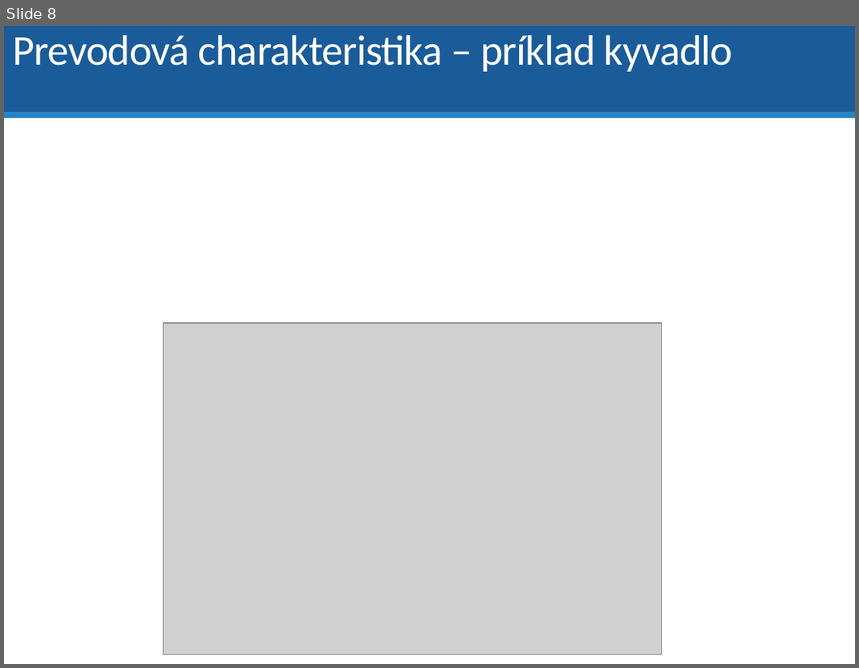
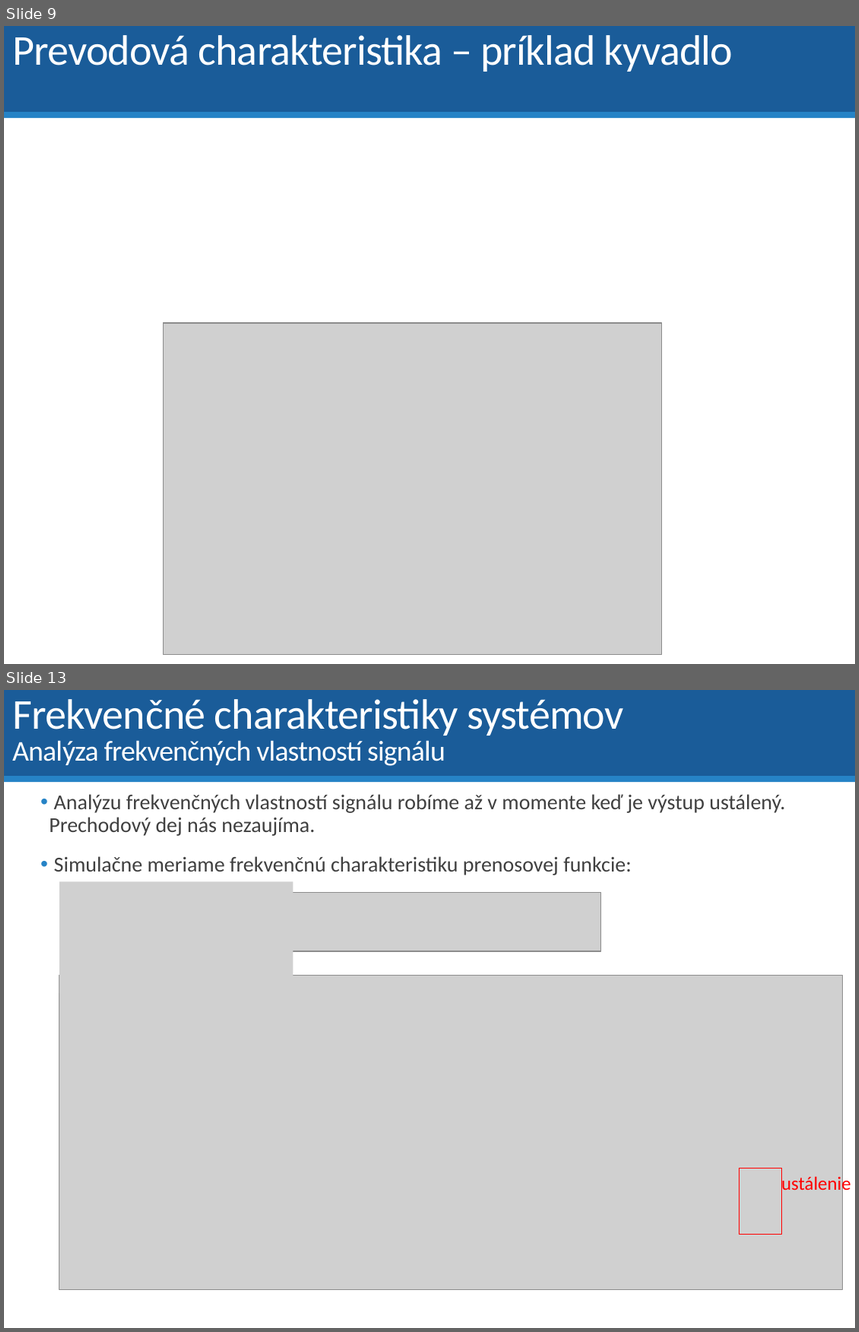
Before and after one commit to dodekm/TeamProjektKybernetika, a slide deck: Nove prednasky/P4 Vlastnosti prenosovych funkcii.pptx. Shown one above the other, each under a label of ours: slide 8 before the commit, slides 9 and 13 after it; the slides between them are not shown. The pictures are 859x668 and 859x1332 pixels, drawn with LibreOffice and Linux fonts; fonts in the diff are those of the drawing; grey boxes stand for pictures. Boxes give left, top, right and bottom in pixels: in the first picture for what was removed or moved away, otherwise in the second. Text is boxed around its words. In the diff, an @@ line names an element or a change of style, - is before the commit and + after.

```diff
--- a/Nove prednasky/P4 Vlastnosti prenosovych funkcii.pptx
+++ b/Nove prednasky/P4 Vlastnosti prenosovych funkcii.pptx
@@ slide 13 added at (4, 690, 855, 1328), background #FFFFFF; not listed: 2 template elements that a slide beside it also shows @@
@@ title added at (12, 699, 624, 766), 24.3 pt, text #FFFFFF @@
+Frekvenčné charakteristiky systémov
+Analýza frekvenčných vlastností signálu
@@ text added at (49, 794, 785, 875), 18 pt, text #404040 @@
+• Analýzu frekvenčných vlastností signálu robíme až v momente keď je výstup ustálený. Prechodový dej nás nezaujíma.
+• Simulačne meriame frekvenčnú charakteristiku prenosovej funkcie:
@@ picture added at (59, 882, 294, 993) @@
@@ picture added at (258, 893, 601, 951) @@
@@ picture added at (59, 976, 842, 1290) @@
@@ rectangle added at (740, 1168, 782, 1235), outline #FF0000 0.75 pt @@
@@ text added at (781, 1174, 851, 1194), 16 pt, text #FF0000 @@
+ustálenie
@@ what was slide 8 is now slide 9 @@
```
Also in this commit, not shown: 19 slides changed, 8 other slides added, 2 slides removed, 6 other files.
